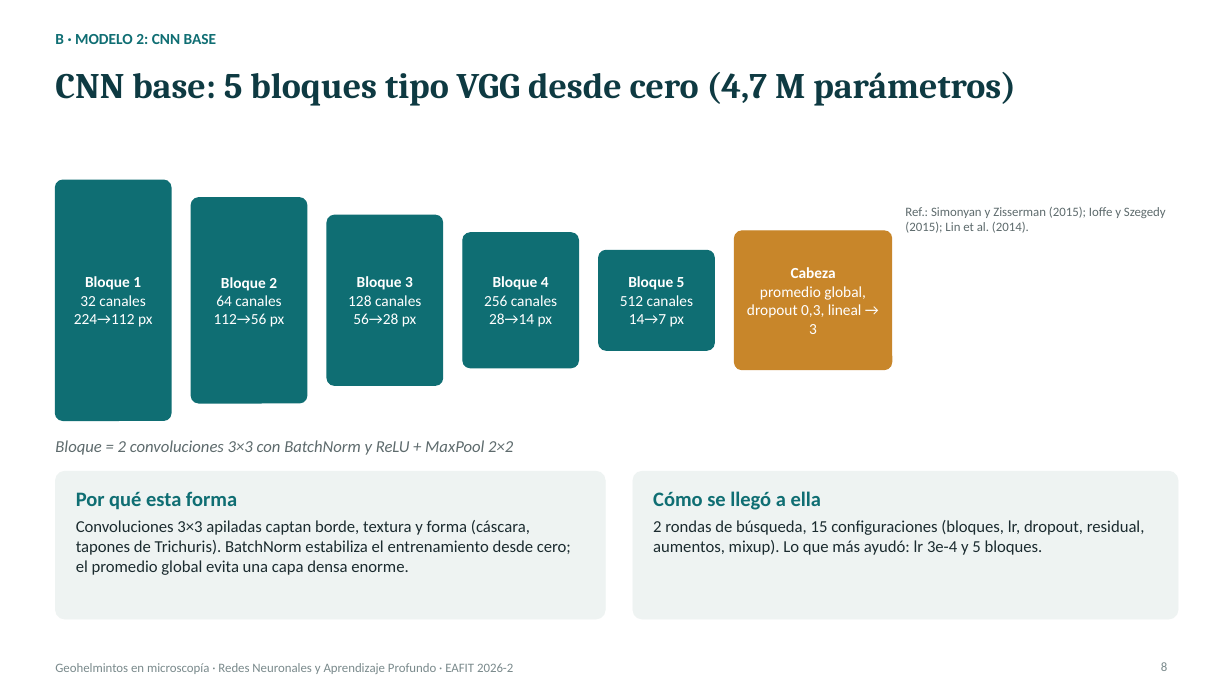
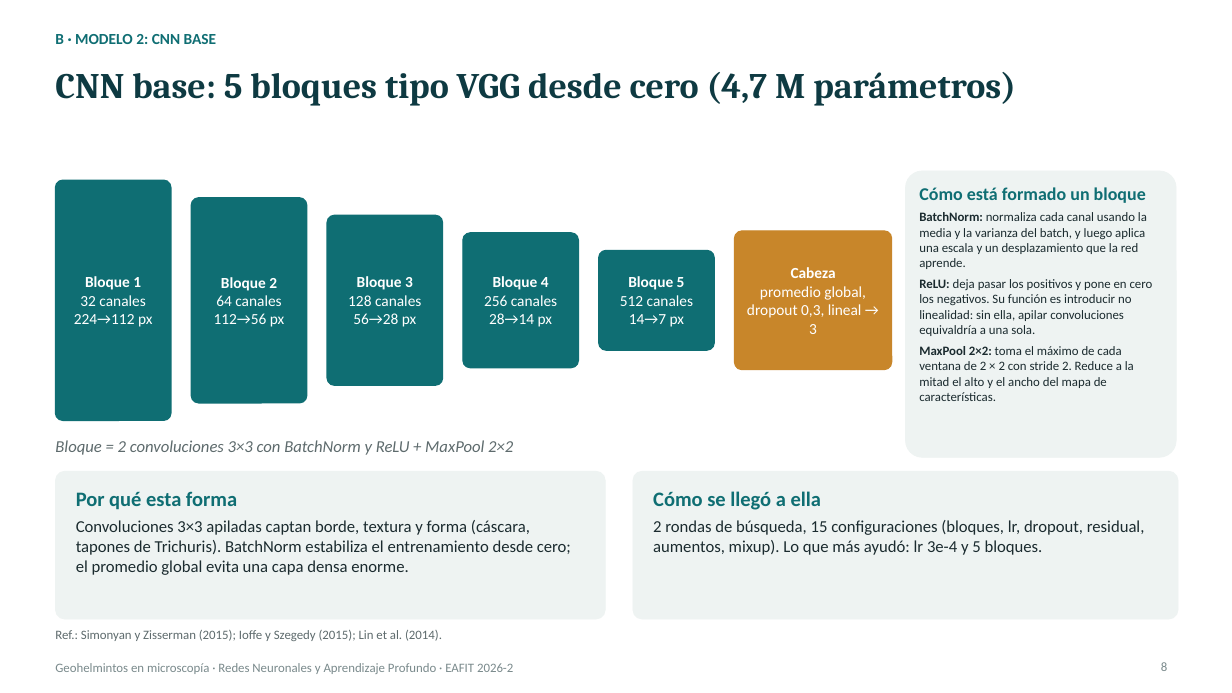
Before and after one commit to Llano0/ParCero_beta, a slide deck: slide 8 of docs/entregas/deep-learning/Presentacion_Geohelmintos_DL.pptx. Drawn at 1232x693 pixels with LibreOffice and Linux fonts; fonts in the diff are those of the drawing. Boxes give left, top, right and bottom in pixels: in the first picture for what was removed or moved away, otherwise in the second. Text is boxed around its words. In the diff, an @@ line names an element or a change of style, - is before the commit and + after.

```diff
--- a/docs/entregas/deep-learning/Presentacion_Geohelmintos_DL.pptx
+++ b/docs/entregas/deep-learning/Presentacion_Geohelmintos_DL.pptx
@@ rounded rectangle added at (x1=906, y1=171, x2=1177, y2=457), fill #EEF3F2, outline #EEF3F2 0.5 pt @@
@@ text added at (x1=919, y1=187, x2=1153, y2=401), 10 pt, text #1B2B2F @@
+Cómo está formado un bloque
+BatchNorm: normaliza cada canal usando la media y la varianza del batch, y luego aplica una escala y un desplazamiento que la red aprende.
+ReLU: deja pasar los positivos y pone en cero los negativos. Su función es introducir no linealidad: sin ella, apilar convoluciones equivaldría a una sola.
+MaxPool 2×2: toma el máximo de cada ventana de 2 × 2 con stride 2. Reduce a la mitad el alto y el ancho del mapa de características.
@@ text "Ref.: Simonyan y Zisserman (2015); ..." rewrapped from (x1=905, y1=207, x2=1166, y2=233) to (x1=55, y1=630, x2=442, y2=641) @@
```
Also in this commit, not shown: 17 other slides changed, 2 slides added, 6 other files.
